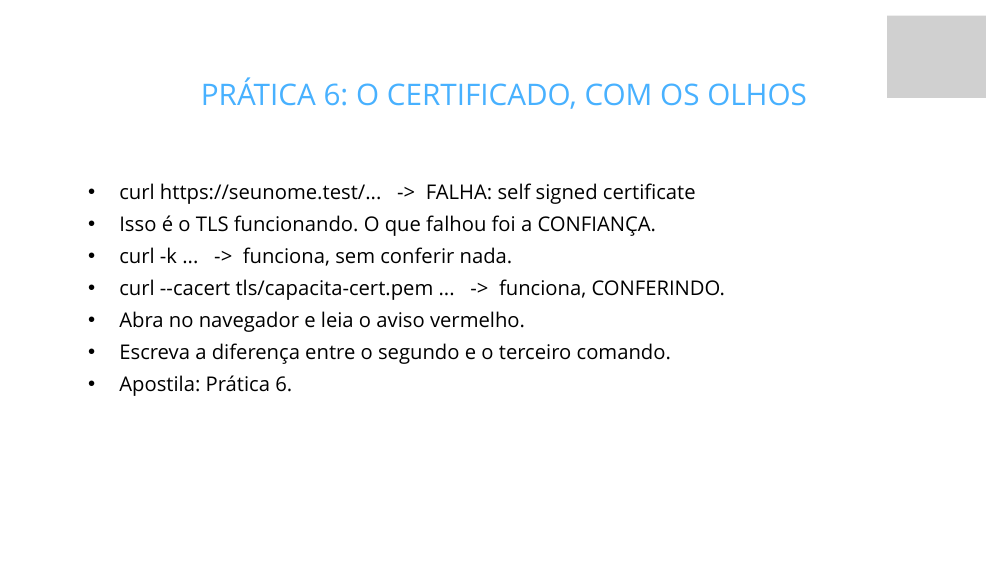
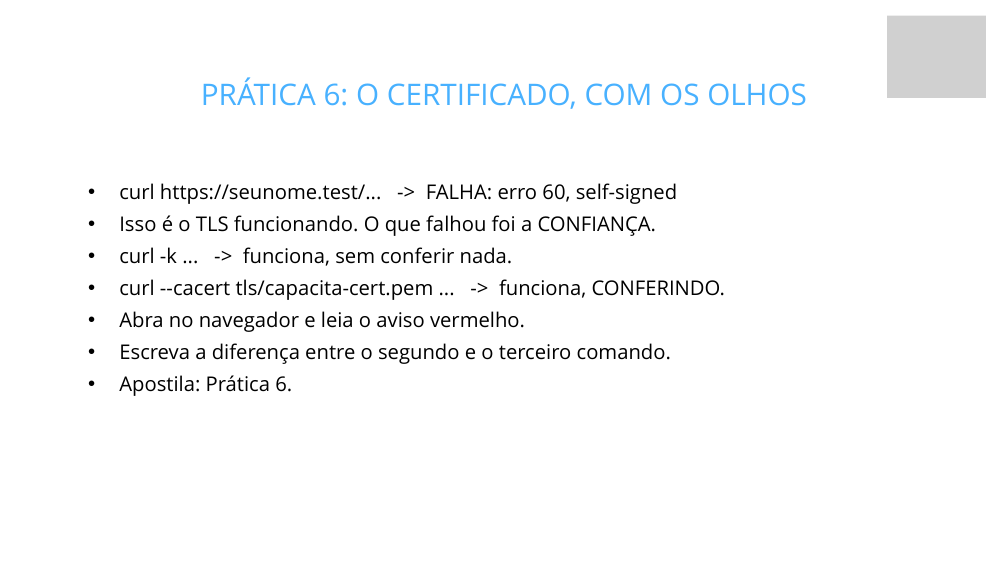
Before and after one commit to fabriciosiqueira08/capacitacao-gabarito, a slide deck: slide 52 of slides/build/aula-04-servidor-docker-kamal-e-deploy.pptx. Drawn at 1008x567 pixels with LibreOffice and Linux fonts; fonts in the diff are those of the drawing; grey boxes stand for pictures; background and template pictures are left out. Boxes give left, top, right and bottom in pixels: in the first picture for what was removed or moved away, otherwise in the second. Text is boxed around its words. In the diff, an @@ line names an element or a change of style, - is before the commit and + after.

```diff
--- a/slides/build/aula-04-servidor-docker-kamal-e-deploy.pptx
+++ b/slides/build/aula-04-servidor-docker-kamal-e-deploy.pptx
@@ text at (119,183,677,204): text changed @@
-  • curl https://seunome.test/... -> FALHA: self signed certificate
+  • curl https://seunome.test/... -> FALHA: erro 60, self-signed
```
Also in this commit, not shown: 10 other slides changed, 34 other files.
